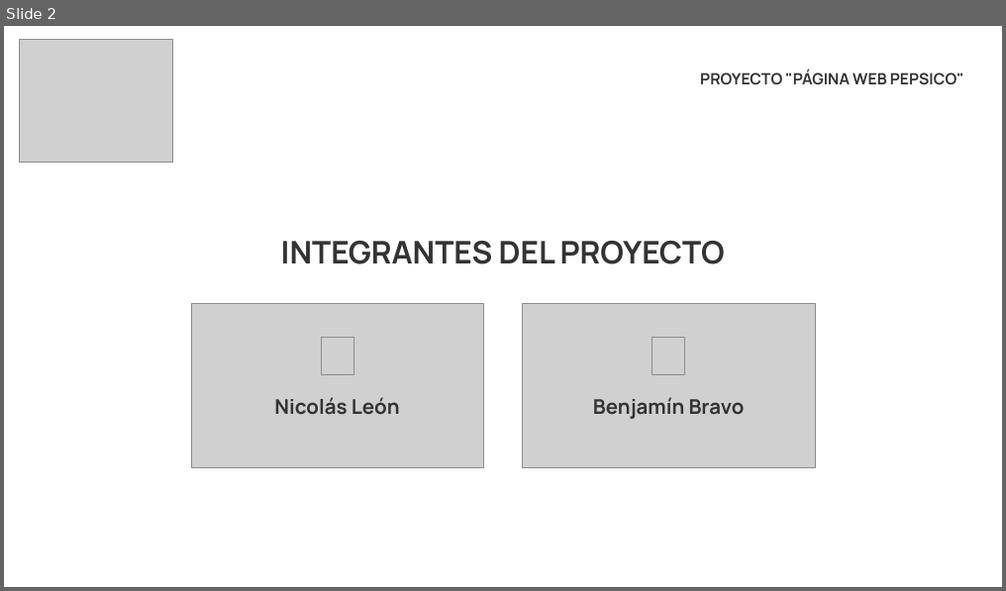
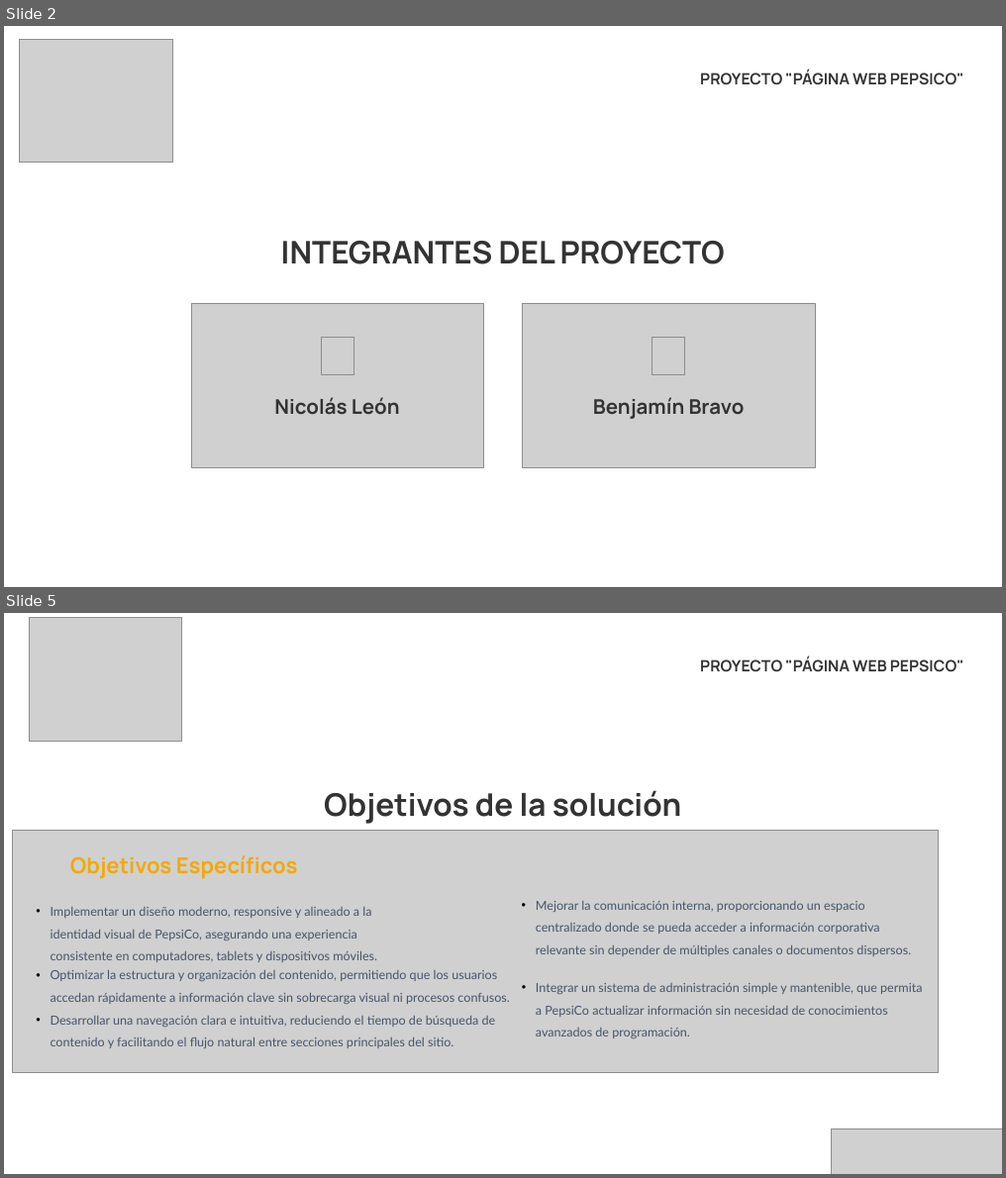
Before and after one commit to benbravo23/Capstone, a slide deck: Fase 3/Evidencias Grupales/Presentacion_Final_Del_Proyecto.pptx. Shown one above the other, each under a label of ours: slide 2 before the commit, slides 2 and 5 after it; the slides between them are not shown. The pictures are 1006x591 and 1006x1178 pixels, drawn with LibreOffice and Linux fonts; fonts in the diff are those of the drawing; grey boxes stand for pictures. Boxes give left, top, right and bottom in pixels: in the first picture for what was removed or moved away, otherwise in the second. Text is boxed around its words. In the diff, an @@ line names an element or a change of style, - is before the commit and + after.

```diff
--- a/Fase 3/Evidencias Grupales/Presentacion_Final_Del_Proyecto.pptx
+++ b/Fase 3/Evidencias Grupales/Presentacion_Final_Del_Proyecto.pptx
@@ slide 5 added at box(4, 613, 1002, 1174), background #FFFFFF @@
@@ picture added at box(29, 618, 182, 741) @@
@@ text added at box(700, 657, 964, 672), 15 pt, text #333333, bold @@
+PROYECTO "PÁGINA WEB PEPSICO"
@@ text added at box(324, 790, 682, 824), 30 pt, text #333333, bold @@
+Objetivos de la solución
@@ picture added at box(12, 830, 938, 1072) @@
@@ text added at box(70, 856, 298, 879), 21 pt, text #F2A900, bold @@
+Objetivos Específicos
@@ text added at box(51, 907, 377, 962), 12 pt, text #475569 @@
+• Implementar un diseño moderno, responsive y alineado a la identidad visual de PepsiCo, asegurando una experiencia consistente en computadores, tablets y dispositivos móviles.
@@ text added at box(536, 901, 911, 957), 12 pt, text #475569 @@
+• Mejorar la comunicación interna, proporcionando un espacio centralizado donde se pueda acceder a información corporativa relevante sin depender de múltiples canales o documentos dispersos.
@@ text added at box(51, 970, 509, 1049), 12 pt, text #475569 @@
+• Optimizar la estructura y organización del contenido, permitiendo que los usuarios accedan rápidamente a información clave sin sobrecarga visual ni procesos confusos.
+• Desarrollar una navegación clara e intuitiva, reduciendo el tiempo de búsqueda de contenido y facilitando el flujo natural entre secciones principales del sitio.
@@ text added at box(536, 983, 922, 1039), 12 pt, text #475569 @@
+• Integrar un sistema de administración simple y mantenible, que permita a PepsiCo actualizar información sin necesidad de conocimientos avanzados de programación.
@@ picture added at box(832, 1129, 1002, 1174) @@
```
Also in this commit, not shown: 5 slides changed, 1 other slide added, 9 slides removed.
